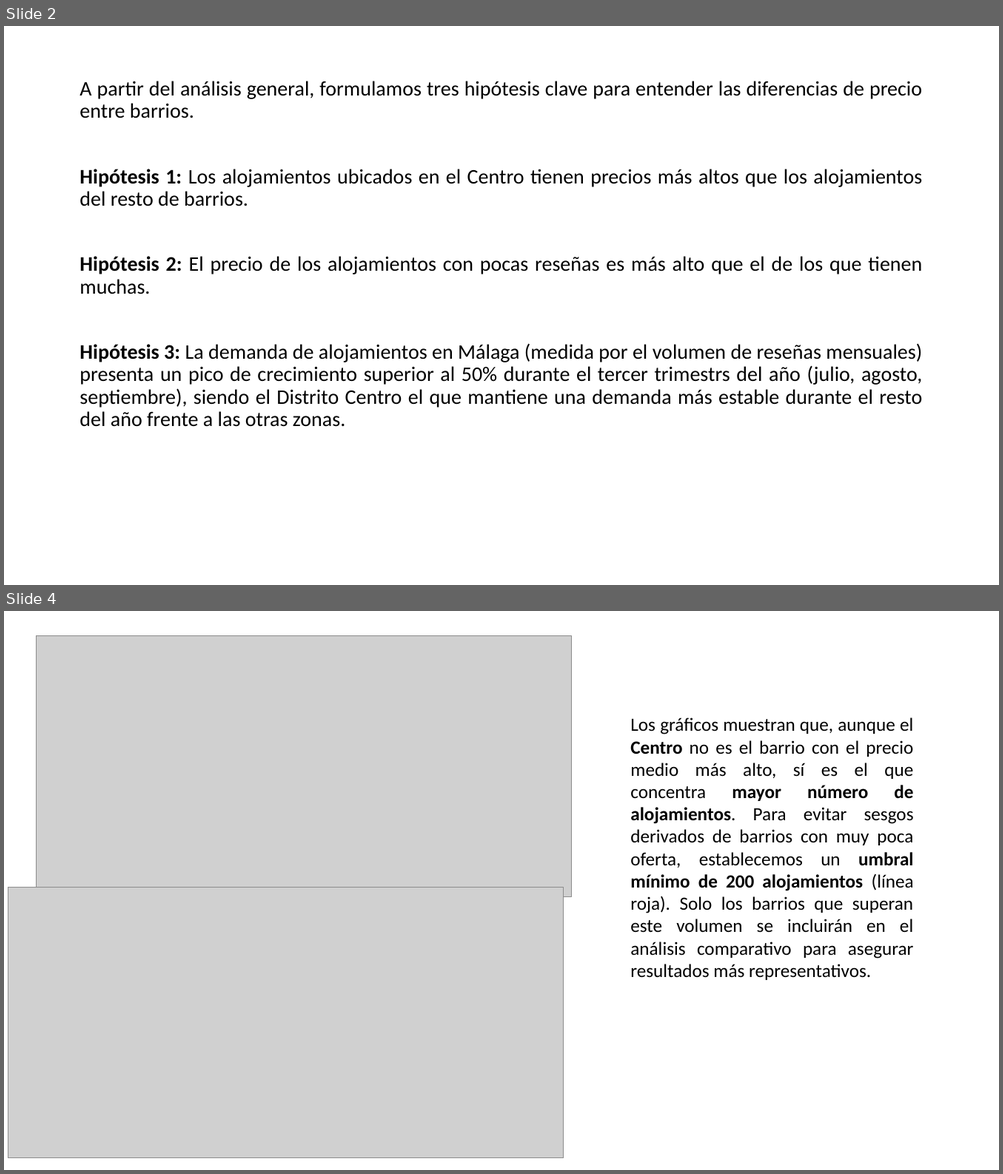
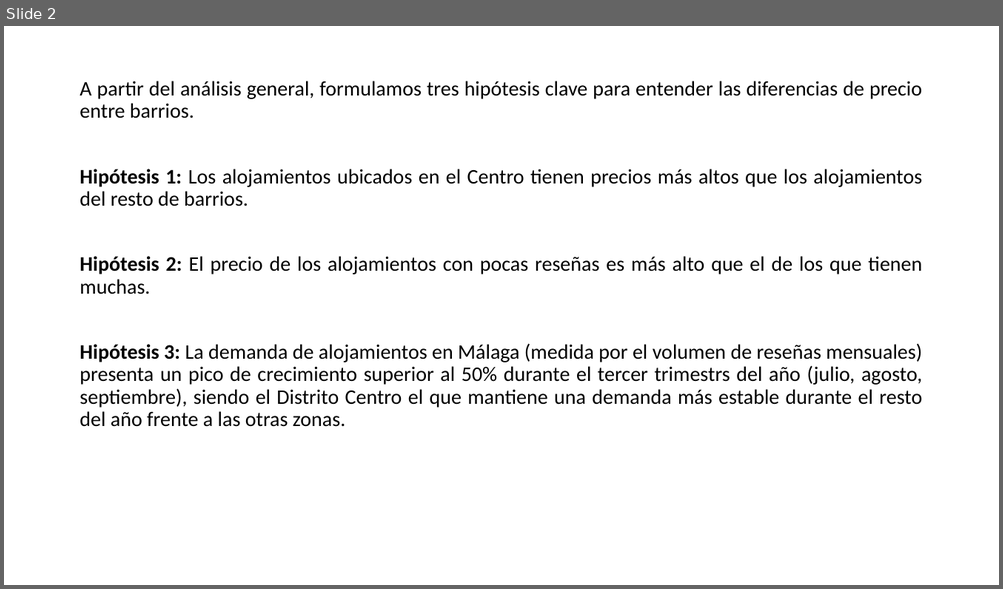
Before and after one commit to MHHsim/Proyect-Break-I, a slide deck: Pendiente/EDA - Alquileres Málaga - 2025.pptx. Shown one above the other, each under a label of ours: slides 2 and 4 before the commit, slide 2 after it; the slides between them are not shown. The pictures are 1003x1174 and 1003x589 pixels, drawn with LibreOffice and Linux fonts; fonts in the diff are those of the drawing; grey boxes stand for pictures. Boxes give left, top, right and bottom in pixels: in the first picture for what was removed or moved away, otherwise in the second. Text is boxed around its words. In the diff, an @@ line names an element or a change of style, - is before the commit and + after.

```diff
--- a/Pendiente/EDA - Alquileres Málaga - 2025.pptx
+++ b/Pendiente/EDA - Alquileres Málaga - 2025.pptx
@@ slide 4 removed at [4,611,999,1170], background #FFFFFF @@
@@ picture removed at [37,635,571,897] @@
@@ text removed at [630,718,913,980] @@
-Los gráficos muestran que, aunque el Centro no es el barrio con el precio medio más alto, sí es el que concentra mayor número de alojamientos. Para evitar sesgos derivados de barrios con muy poca oferta, establecemos un umbral mínimo de 200 alojamientos (línea roja). Solo los barrios que superan este volumen se incluirán en el análisis comparativo para asegurar resultados más representativos.
@@ picture removed at [8,888,563,1159] @@
```
Also in this commit, not shown: 2 slides changed, 3 slides added, 4 other slides removed, 2 other files.
